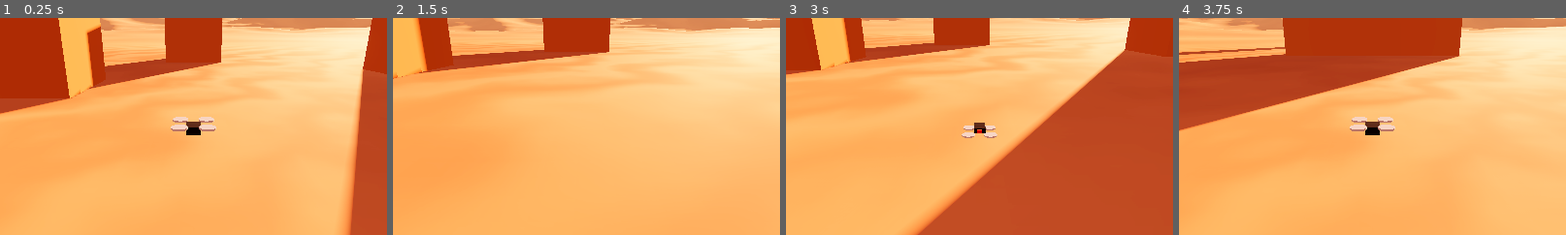
Above: before the commit, frames 1-4 (left to right).
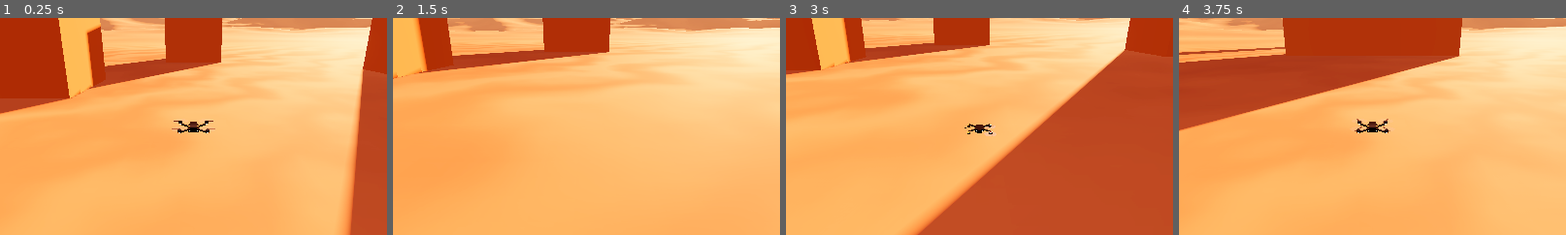
Above: after the commit, the same moments.

Repository: avdrav1/drone-sports
Game: Godot game, scene res://scenes/debug_flight.tscn
The game is run twice, just before and just after one commit, with the same random seed, the same clock (stepped at 60 frames per second) and the same inputs.
Inputs (mouse positions are % of the whole screen's width and height, from its top left):
- Up to frame 1 (0.25 s): no input
- Up to frame 2 (1.5 s): click "Expert: all assists off" at 0.5 s; tap Enter (ui_accept) at 1.25 s; move the mouse to (45, 70) at 1.27 s; hold Up (pitch_forward) from 1.28 s (still down); hold C (cycle_camera) from 1.28 s (still down); click (45, 70) at 1.42 s
- Up to frame 3 (3 s): tap Enter (ui_accept) at 1.52 s; release Up (pitch_forward) at 2 s; release C (cycle_camera) at 2 s; drag from (80, 65) to (45, 70) at 2.02 s; tap R (reset_drone) at 2.75 s; move the mouse to (20, 35) at 2.77 s; hold Left (roll_left) from 2.78 s (still down); hold C (cycle_camera) from 2.78 s (still down)
- Up to frame 4 (3.75 s): release Left (roll_left) at 3.5 s; release C (cycle_camera) at 3.5 s; tap J (start_sample_job) at 3.5 s; drag from (55, 50) to (20, 35) at 3.52 s
The pictures show only the part of the screen within x 25-75%, y 25-75%; the shares and areas given below are measured in that part.

The runs differ from the first frame. In frame 1, 0.6% of the frame differs, in the area x 44-56%, y 45-55%; in frame 2, nothing differs; in frame 3, 0.4%; in frame 4, 0.6%.

Commit message:
Story 9.3: Drone look
Co-Authored-By: Claude Opus 5.5 <noreply@anthropic.com>

Diff:
--- a/scenes/drone/drone.tscn
+++ b/scenes/drone/drone.tscn
@@ -7,32 +7,10 @@
 [ext_resource type="Script" path="res://scripts/drone/assists/altitude_hold.gd" id="5_alt"]
 [ext_resource type="Script" path="res://scripts/drone/assists/speed_governor.gd" id="6_gov"]
 [ext_resource type="Script" path="res://scripts/drone/assists/battery_wind.gd" id="7_env"]
+[ext_resource type="Script" path="res://scripts/drone/drone_look.gd" id="8_look"]
 
 [sub_resource type="BoxShape3D" id="body_shape"]
 size = Vector3(0.4, 0.12, 0.4)
-
-[sub_resource type="StandardMaterial3D" id="body_mat"]
-albedo_color = Color(0.15, 0.15, 0.18, 1)
-
-[sub_resource type="BoxMesh" id="body_mesh"]
-material = SubResource("body_mat")
-size = Vector3(0.16, 0.08, 0.24)
-
-[sub_resource type="StandardMaterial3D" id="rotor_mat"]
-albedo_color = Color(0.8, 0.8, 0.85, 1)
-
-[sub_resource type="CylinderMesh" id="rotor_mesh"]
-material = SubResource("rotor_mat")
-top_radius = 0.09
-bottom_radius = 0.09
-height = 0.02
-
-[sub_resource type="StandardMaterial3D" id="nose_mat"]
-albedo_color = Color(0.9, 0.15, 0.1, 1)
-
-[sub_resource type="BoxMesh" id="nose_mesh"]
-material = SubResource("nose_mat")
-size = Vector3(0.06, 0.04, 0.06)
 
 [node name="Drone" type="RigidBody3D"]
 mass = 1.0
@@ -41,28 +19,8 @@
 [node name="Shape" type="CollisionShape3D" parent="."]
 shape = SubResource("body_shape")
 
-[node name="Body" type="MeshInstance3D" parent="."]
-mesh = SubResource("body_mesh")
-
-[node name="Nose" type="MeshInstance3D" parent="."]
-transform = Transform3D(1, 0, 0, 0, 1, 0, 0, 0, 1, 0, 0, -0.14)
-mesh = SubResource("nose_mesh")
-
-[node name="RotorFL" type="MeshInstance3D" parent="."]
-transform = Transform3D(1, 0, 0, 0, 1, 0, 0, 0, 1, -0.15, 0.05, -0.15)
-mesh = SubResource("rotor_mesh")
-
-[node name="RotorFR" type="MeshInstance3D" parent="."]
-transform = Transform3D(1, 0, 0, 0, 1, 0, 0, 0, 1, 0.15, 0.05, -0.15)
-mesh = SubResource("rotor_mesh")
-
-[node name="RotorBL" type="MeshInstance3D" parent="."]
-transform = Transform3D(1, 0, 0, 0, 1, 0, 0, 0, 1, -0.15, 0.05, 0.15)
-mesh = SubResource("rotor_mesh")
-
-[node name="RotorBR" type="MeshInstance3D" parent="."]
-transform = Transform3D(1, 0, 0, 0, 1, 0, 0, 0, 1, 0.15, 0.05, 0.15)
-mesh = SubResource("rotor_mesh")
+[node name="Look" type="Node3D" parent="."]
+script = ExtResource("8_look")
 
 [node name="Assists" type="Node" parent="."]
 script = ExtResource("2_pipeline")
--- /dev/null
+++ b/scripts/drone/drone_look.gd
@@ -0,0 +1,129 @@
+class_name DroneLook
+extends Node3D
+# The drone's visible body: carbon frame, motors, props, lights. Reads the
+# parent Drone's motor thrusts every frame; never touches physics.
+# Props spin and motor rings glow with each motor's delivered thrust.
+
+## Prop speed at full thrust, rad/s. Visual only.
+@export var max_spin := 70.0
+## Motor ring emission at full thrust.
+@export var max_glow := 5.0
+## Above this fraction of full spin the blades fade into a blur disc.
+@export var blur_from := 0.25
+
+const CARBON := Color(0.055, 0.06, 0.07)
+const ACCENT := Color(0.95, 0.68, 0.12)
+const ENGINE_GLOW := Color(1.0, 0.45, 0.12)
+
+var drone: Drone
+## Signed prop speed per motor, rad/s.
+var spin_rates := PackedFloat32Array([0.0, 0.0, 0.0, 0.0])
+## Motor ring emission per motor.
+var glows := PackedFloat32Array([0.0, 0.0, 0.0, 0.0])
+
+var _props: Array[Node3D] = []
+var _blades: Array[StandardMaterial3D] = []
+var _discs: Array[StandardMaterial3D] = []
+var _rings: Array[StandardMaterial3D] = []
+
+func _ready() -> void:
+	drone = get_parent() as Drone
+	_build()
+
+func _process(delta: float) -> void:
+	update_look(delta)
+
+func update_look(delta: float) -> void:
+	if drone == null:
+		return
+	for i in Drone.MOTOR_COUNT:
+		var f := clampf(drone.motor_thrusts[i], 0.0, drone.max_thrust) / drone.max_thrust * drone.power()
+		spin_rates[i] = f * max_spin * Drone.motor_spin(i)
+		glows[i] = f * max_glow
+		_props[i].rotate_y(spin_rates[i] * delta)
+		_rings[i].emission_energy_multiplier = glows[i]
+		var blur := smoothstep(blur_from, 1.0, f)
+		_blades[i].albedo_color.a = 1.0 - blur * 0.85
+		_discs[i].albedo_color.a = blur * 0.35
+
+func _build() -> void:
+	var carbon := _mat(CARBON, 0.35, 0.4)
+	var accent := _mat(ACCENT, 0.2, 0.5)
+	var metal := _mat(Color(0.18, 0.18, 0.2), 0.85, 0.3)
+	var arm := drone.arm_length if drone else 0.15
+	# Body: a flat hull with a raised canopy and a battery pack on the back.
+	_box(Vector3(0.11, 0.035, 0.22), Vector3(0, 0, 0), carbon)
+	_box(Vector3(0.07, 0.035, 0.1), Vector3(0, 0.03, -0.03), carbon)
+	_box(Vector3(0.075, 0.03, 0.09), Vector3(0, 0.03, 0.065), _mat(Color(0.1, 0.1, 0.12), 0.1, 0.6))
+	_box(Vector3(0.11, 0.006, 0.02), Vector3(0, 0.02, 0.0), accent)
+	# Camera pod at the nose.
+	_box(Vector3(0.04, 0.035, 0.03), Vector3(0, 0.005, -0.12), metal)
+	for i in Drone.MOTOR_COUNT:
+		var at := Drone.motor_offset(i, arm)
+		# Arm from body to motor.
+		var arm_mesh := _box(Vector3(0.022, 0.012, at.length()), at * 0.5, carbon)
+		arm_mesh.basis = Basis.looking_at(at, Vector3.UP)
+		_box(Vector3(0.03, 0.006, 0.03), at + Vector3(0, 0.0, 0), accent)
+		# Motor bell and its glowing ring.
+		_cylinder(0.022, 0.03, at + Vector3(0, 0.018, 0), metal)
+		var ring := _mat(Color(0.2, 0.08, 0.04), 0.3, 0.4)
+		ring.emission_enabled = true
+		ring.emission = ENGINE_GLOW
+		ring.emission_energy_multiplier = 0.0
+		_rings.append(ring)
+		_cylinder(0.025, 0.006, at + Vector3(0, 0.006, 0), ring)
+		# Prop: two blades plus a blur disc.
+		var prop := Node3D.new()
+		prop.position = at + Vector3(0, 0.036, 0)
+		add_child(prop)
+		_props.append(prop)
+		var blade := _mat(Color(0.08, 0.08, 0.09), 0.1, 0.5)
+		blade.transparency = BaseMaterial3D.TRANSPARENCY_ALPHA
+		_blades.append(blade)
+		var b := _box(Vector3(0.17, 0.003, 0.018), Vector3.ZERO, blade, prop)
+		b.rotation.x = 0.12
+		var disc := _mat(Color(0.75, 0.75, 0.8, 0.0), 0.0, 0.3)
+		disc.transparency = BaseMaterial3D.TRANSPARENCY_ALPHA
+		disc.shading_mode = BaseMaterial3D.SHADING_MODE_UNSHADED
+		_discs.append(disc)
+		_cylinder(0.088, 0.001, Vector3.ZERO, disc, prop)
+	# Lights: white at the front, red at the back, so heading reads at a glance.
+	for side in [-1.0, 1.0]:
+		_box(Vector3(0.012, 0.01, 0.01), Vector3(side * 0.045, 0.0, -0.112), _light(Color(1, 0.95, 0.85)))
+		_box(Vector3(0.012, 0.01, 0.01), Vector3(side * 0.045, 0.0, 0.112), _light(Color(1, 0.08, 0.05)))
+
+func _mat(color: Color, metallic: float, roughness: float) -> StandardMaterial3D:
+	var m := StandardMaterial3D.new()
+	m.albedo_color = color
+	m.metallic = metallic
+	m.roughness = roughness
+	return m
+
+func _light(color: Color) -> StandardMaterial3D:
+	var m := _mat(color, 0.0, 0.5)
+	m.emission_enabled = true
+	m.emission = color
+	m.emission_energy_multiplier = 4.0
+	return m
+
+func _box(size: Vector3, at: Vector3, mat: Material, parent: Node = self) -> MeshInstance3D:
+	var mesh := BoxMesh.new()
+	mesh.size = size
+	return _instance(mesh, at, mat, parent)
+
+func _cylinder(radius: float, height: float, at: Vector3, mat: Material, parent: Node = self) -> MeshInstance3D:
+	var mesh := CylinderMesh.new()
+	mesh.top_radius = radius
+	mesh.bottom_radius = radius
+	mesh.height = height
+	mesh.radial_segments = 24
+	mesh.rings = 1
+	return _instance(mesh, at, mat, parent)
+
+func _instance(mesh: Mesh, at: Vector3, mat: Material, parent: Node) -> MeshInstance3D:
+	var mi := MeshInstance3D.new()
+	mi.mesh = mesh
+	mi.material_override = mat
+	mi.position = at
+	parent.add_child(mi)
+	return mi
--- /dev/null
+++ b/tests/test_drone_look.gd
@@ -0,0 +1,45 @@
+extends RefCounted
+# Story 9.3: drone look. Props and motor glow follow thrust; physics is untouched.
+
+const Sim = preload("res://tests/sim.gd")
+
+func _drone_with_thrust(t: float) -> Drone:
+	var d: Drone = Sim.DRONE.instantiate()
+	Sim.add(d)
+	d.freeze = true
+	d.set_motor_thrusts(PackedFloat32Array([t, t, t, t]))
+	d.get_node("Look").update_look(1.0 / 60.0)
+	return d
+
+func test_still_at_zero_thrust() -> bool:
+	var d := _drone_with_thrust(0.0)
+	var look: DroneLook = d.get_node("Look")
+	var ok := true
+	for i in Drone.MOTOR_COUNT:
+		ok = ok and look.spin_rates[i] == 0.0 and look.glows[i] == 0.0
+	d.free()
+	return ok
+
+func test_spin_and_glow_rise_with_thrust() -> bool:
+	var low := _drone_with_thrust(1.0)
+	var high := _drone_with_thrust(4.0)
+	var a: DroneLook = low.get_node("Look")
+	var b: DroneLook = high.get_node("Look")
+	var ok := true
+	for i in Drone.MOTOR_COUNT:
+		ok = ok and absf(b.spin_rates[i]) > absf(a.spin_rates[i]) and absf(a.spin_rates[i]) > 0.0
+		ok = ok and b.glows[i] > a.glows[i] and a.glows[i] > 0.0
+	# Diagonal pairs spin opposite ways, like the motors.
+	ok = ok and signf(a.spin_rates[0]) == -signf(a.spin_rates[1])
+	low.free()
+	high.free()
+	return ok
+
+func test_physics_unchanged() -> bool:
+	var d: Drone = Sim.DRONE.instantiate()
+	var shape: CollisionShape3D = d.get_node("Shape")
+	var box := shape.shape as BoxShape3D
+	var shapes := d.find_children("*", "CollisionShape3D", true, false)
+	var ok := box != null and box.size == Vector3(0.4, 0.12, 0.4) and d.mass == 1.0 and shapes.size() == 1 and shape.transform == Transform3D.IDENTITY
+	d.free()
+	return ok
Not shown, added: scripts/drone/drone_look.gd.uid
Not shown, added: tests/test_drone_look.gd.uid
Not shown, changed: docs/BACKLOG.md
